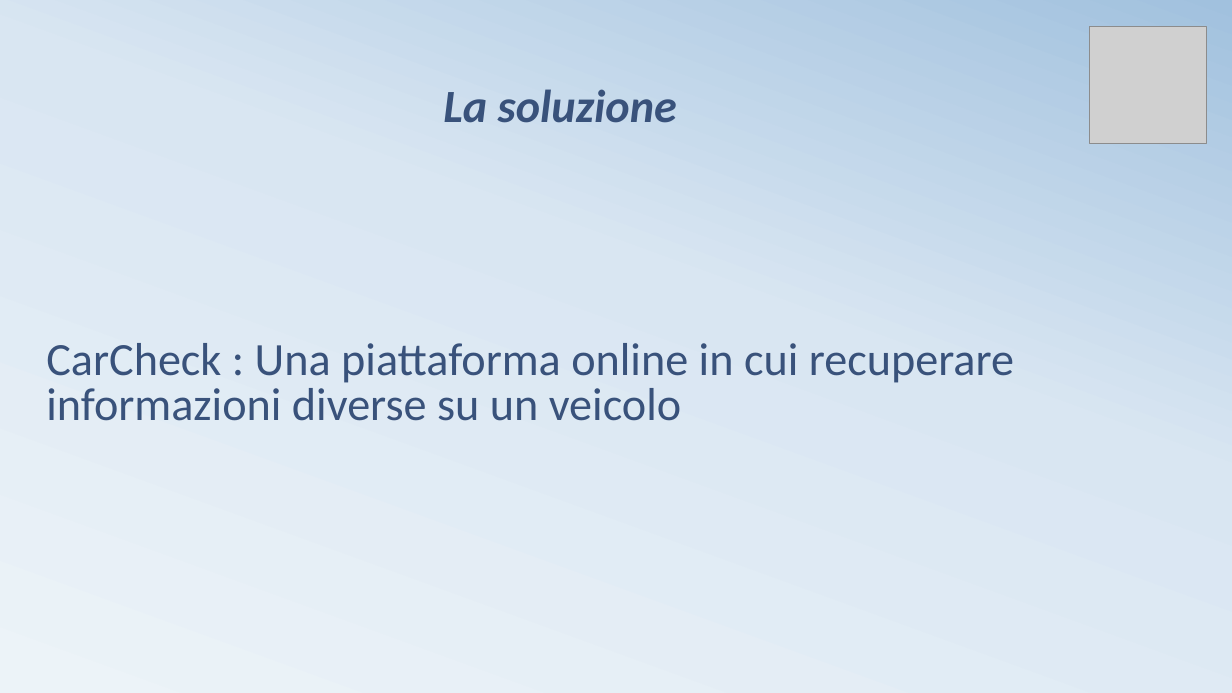
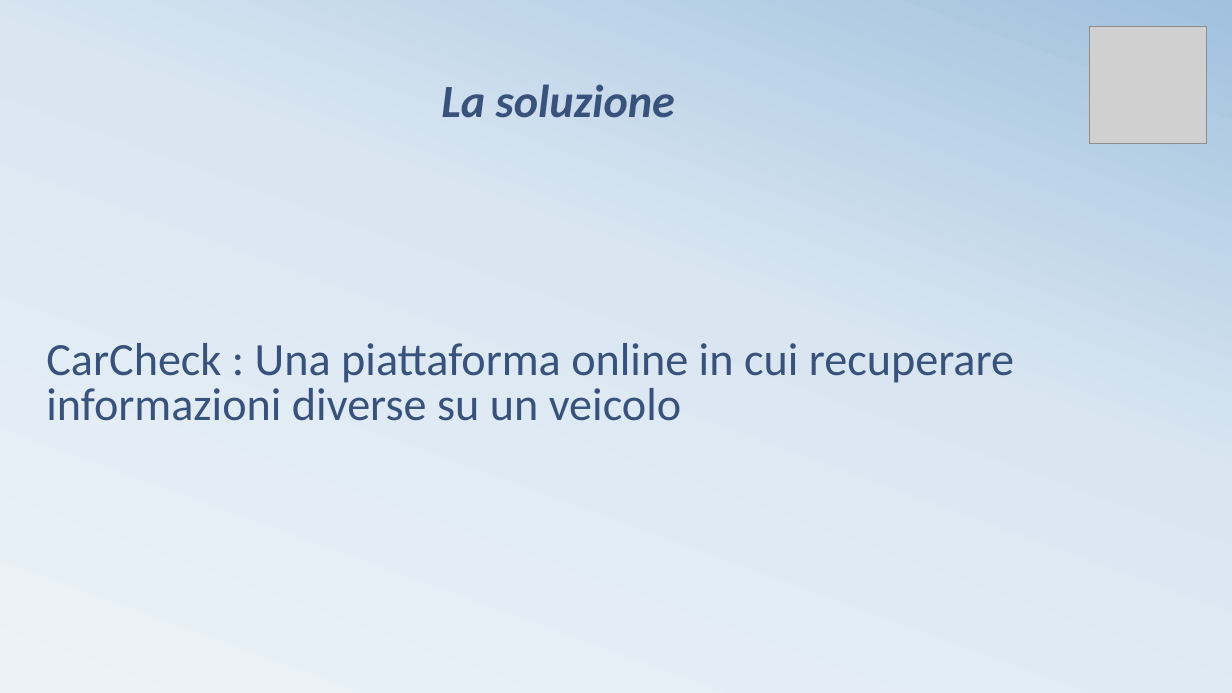
Before and after one commit to kekkox/Carcheck, a slide deck: slide 5 of Work product/Presentazione CarCheck.pptx. Drawn at 1232x693 pixels with LibreOffice and Linux fonts; fonts in the diff are those of the drawing; grey boxes stand for pictures. Boxes give left, top, right and bottom in pixels: in the first picture for what was removed or moved away, otherwise in the second. Text is boxed around its words. In the diff, an @@ line names an element or a change of style, - is before the commit and + after.

```diff
--- a/Work product/Presentazione CarCheck.pptx
+++ b/Work product/Presentazione CarCheck.pptx
@@ text "La soluzione" moved from (x1=443, y1=89, x2=677, y2=123) to (x1=441, y1=84, x2=675, y2=118) @@
```
Also in this commit, not shown: 2 other slides changed, 24 slides added, 13 slides removed.
